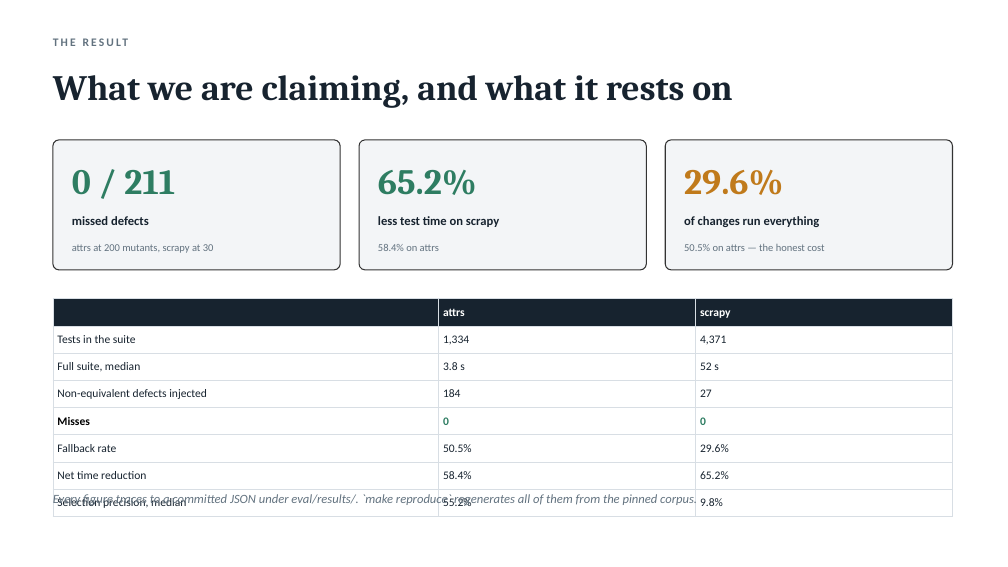
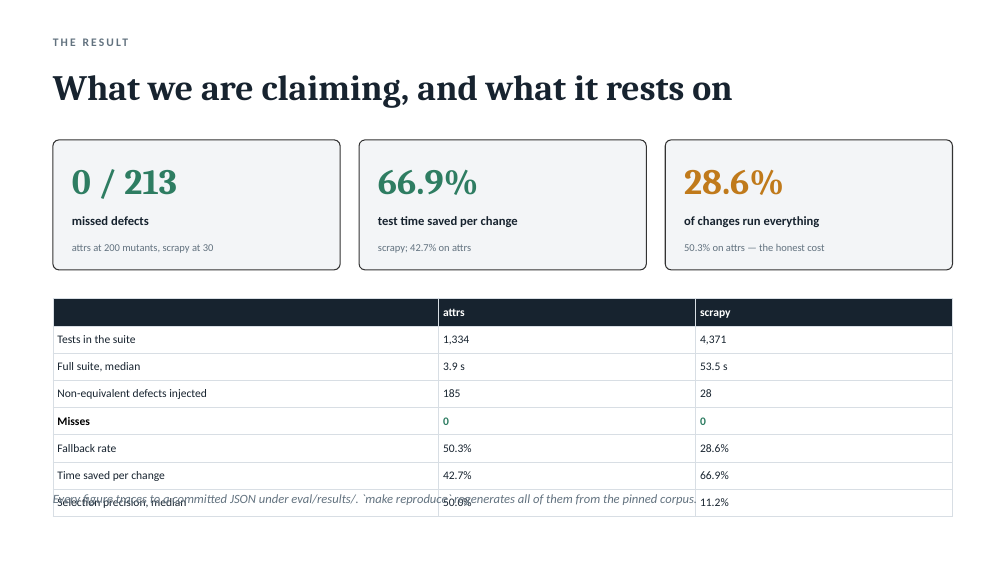
Before and after one commit to Tanmay-Singh-24/tia, a slide deck: slide 2 of docs/tia-review-2.pptx. Drawn at 1008x567 pixels with LibreOffice and Linux fonts; fonts in the diff are those of the drawing. Boxes give left, top, right and bottom in pixels: in the first picture for what was removed or moved away, otherwise in the second. Text is boxed around its words. In the diff, an @@ line names an element or a change of style, - is before the commit and + after.

Commit message:
docs: publish the re-measured results and correct the attrs time figure
The attrs saving was published as 58.4%, set by one mutant that hung the
suite for 291 s. Measured as the mean share saved per change (D-0020) it is
42.7%; scrapy is 66.9%. README, SAFETY, CHANGELOG and the Review 2 deck now
quote the re-measured runs.

```diff
--- a/docs/tia-review-2.pptx
+++ b/docs/tia-review-2.pptx
@@ text at box(72, 170, 177, 195): text changed @@
-0 / 211
+0 / 213
@@ text at box(378, 170, 478, 195): text changed @@
-65.2%
+66.9%
@@ text at box(684, 169, 784, 195): text changed @@
-29.6%
+28.6%
@@ text at box(378, 216, 518, 227): text changed @@
-less test time on scrapy
+test time saved per change
@@ text at box(378, 244, 471, 253): text changed @@
-58.4% on attrs
+scrapy; 42.7% on attrs
@@ table at box(53, 299, 953, 512) @@
-row 3, column 2: 3.8 s
+row 3, column 2: 3.9 s
-row 3, column 3: 52 s
+row 3, column 3: 53.5 s
-row 4, column 2: 184
+row 4, column 2: 185
-row 4, column 3: 27
+row 4, column 3: 28
-row 6, column 2: 50.5%
+row 6, column 2: 50.3%
-row 6, column 3: 29.6%
+row 6, column 3: 28.6%
-row 7: Net time reduction | 58.4% | 65.2%
+row 7: Time saved per change | 42.7% | 66.9%
-row 8, column 2: 55.2%
+row 8, column 2: 50.0%
-row 8, column 3: 9.8%
+row 8, column 3: 11.2%
```
Also in this commit, not shown: 5 other slides changed, 5 other files.
